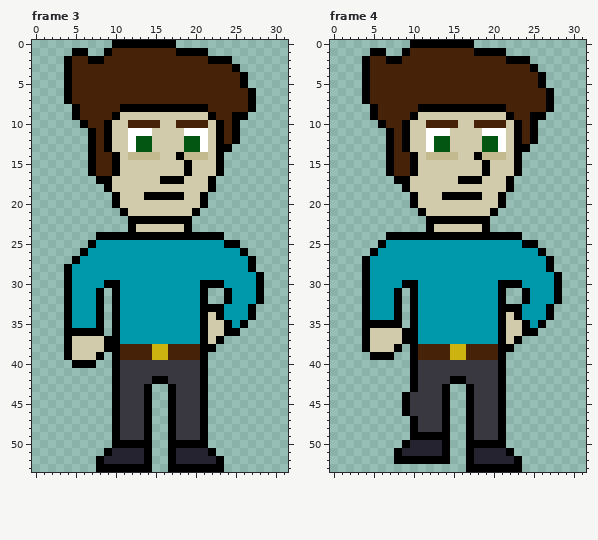
Edited in one commit: pixel-art file (WIP/Commiss.aseprite). That is the earlier state.
32x54 pixels, 16 frames. Shown: frame 3, frame 4. The commit also changed other frames, which this record leaves out.
After the commit:
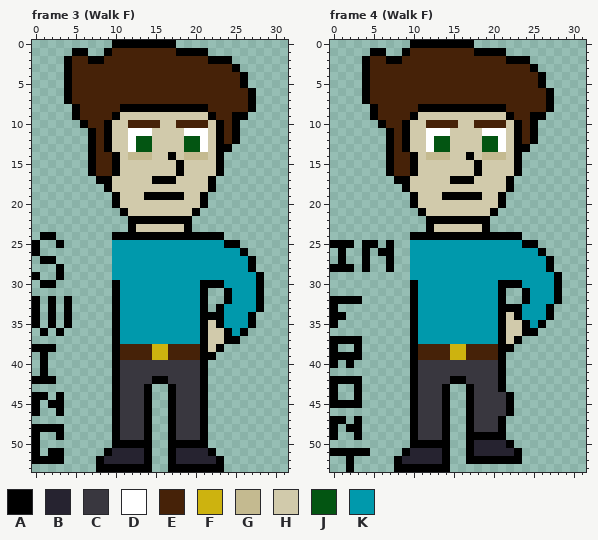
Palette (. is transparent): A #000000  B #262330  C #39373f  D #ffffff  E #462208  F #cdb30f  G #c4ba90  H #d1caab  J #035512  K #0099ac
Changes in this commit:
Changed rows in their new state; - is an unchanged pixel.
Frame 3 (Walk F):
first column x 15:
14 H-AH-
15 ---AH
16 ---AH
17 A--H-
first column x 0:
24 -AA-----..-------------------
25 A--A---...-------------------
26 A-----....-------------------
27 -AA--.....-------------------
28 ---A......-------------------
29 A--A......-------------------
30 -AA-......-------------------
31 ----.....--------------------
32 A-A--....--------------------
33 A-A--....-------------.----KA
34 A-A--....-------------A------
35 A-A--....--------------AK-KA-
36 -A-A.....----------------KA--
37 ----......-------------HAA---
38 AAA-......------------HA-----
39 -A--.....-------------A------
40 -A---...---------------------
41 -A---------------------------
42 AAA--------------------------
44 AA-A-------------------------
45 A-AA-------------------------
46 A--A-------------------------
48 AAAA-------------------------
49 A--A-------------------------
50 A----------------------------
51 A-AA-------------------------
52 AAAA-------------------------
Frame 4 (Walk F):
first column x 15:
14 H-AH-
15 ---AH
16 ---AH
17 A--H-
first column x 0:
24 -------...--------------
25 AAA-AA.A..--------------
26 -A--A.AA..--------------
27 -A---..A..--------------
28 AAA--..A..--------------
29 ----......--------------
30 ----......--------------
31 ----.....---------------
32 AAAA.....---------------
33 A---.....---------------
34 AA--.....---------------
35 A---.....---------------
36 ----......--------------
37 AAAA......--------------
38 A--A.....---------------
39 AAAA-...----------------
40 A-A---------------------
42 AAAA--------------------
43 A--A--------------------
44 A--A-----.A----------CA-
45 AAAA-----.A----------CA-
46 ---------.A----------CA-
47 AA-A--------------------
48 A-AA--------------------
49 A--A-------CCC----AAA---
50 ---------.AAAA----BBBBA-
51 AAAAA---.A------------BA
52 --A------BBBBB----AAAAA-
53 --A-----AAAAAAA--.......
Pixel boxes of the changes (left, top, right, bottom) in both pictures:
changed: (152, 152, 192, 184)
changed: (32, 232, 112, 464)
changed: (208, 304, 264, 360)
changed: (450, 152, 490, 184)
changed: (330, 232, 522, 472)
